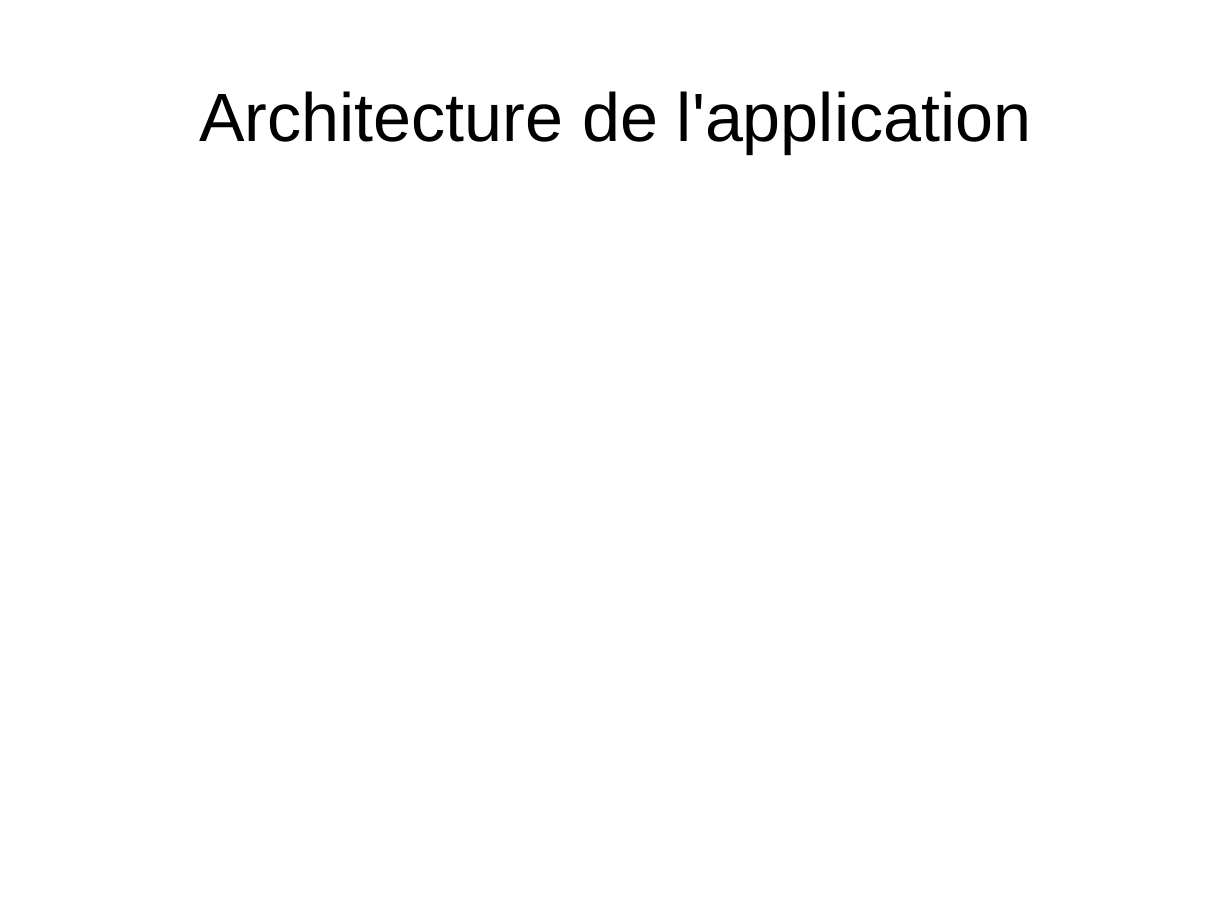
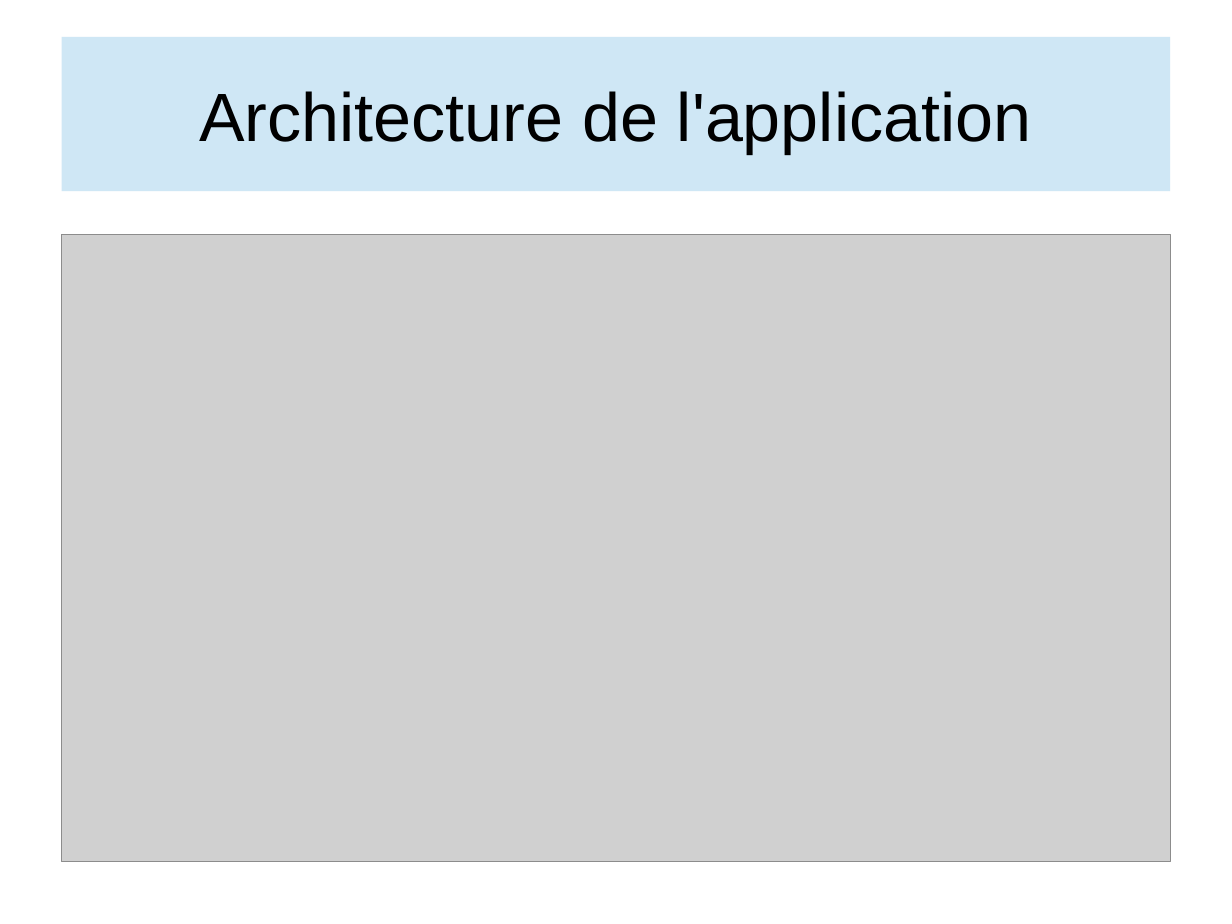
Before and after one commit to elecharny/pi-injector, a slide deck: slide 5 of Documents/Présentation.odp. Drawn at 1232x924 pixels with LibreOffice and Linux fonts; fonts in the diff are those of the drawing; grey boxes stand for pictures. Boxes give left, top, right and bottom in pixels: in the first picture for what was removed or moved away, otherwise in the second. Text is boxed around its words. In the diff, an @@ line names an element or a change of style, - is before the commit and + after.

```diff
--- a/Documents/Présentation.odp
+++ b/Documents/Présentation.odp
@@ title "Architecture de l'application": place and size @@
-title "Architecture de l'application" at bbox=[199, 91, 1031, 153]
+title "Architecture de l'application" at bbox=[61, 37, 1171, 191]
@@ title "Architecture de l'application" at bbox=[61, 37, 1171, 191]: fill none to #CFE7F5 @@
@@ picture added at bbox=[61, 235, 1171, 862] @@
```
Also in this commit, not shown: 5 other slides changed, 2 slides added, 1 slide removed, 38 other files.
